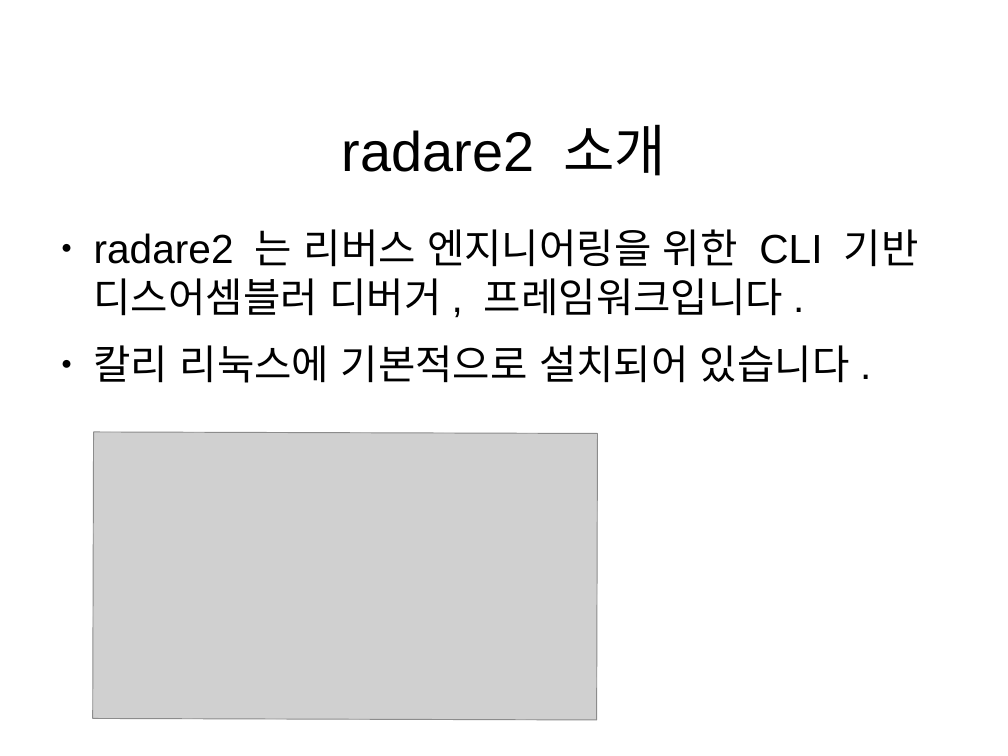
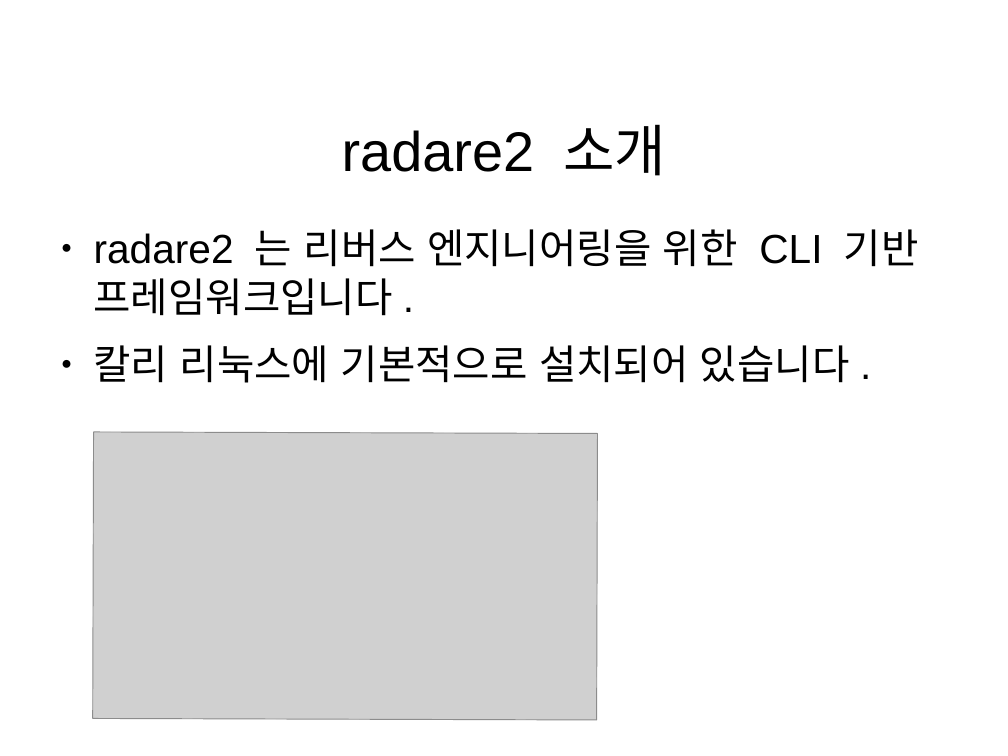
Before and after one commit to movptr06/hacking-study, a slide deck: slide 8 of Study00/presentation.odp. Drawn at 1008x756 pixels with LibreOffice and Linux fonts; fonts in the diff are those of the drawing; grey boxes stand for pictures; background and template pictures are left out. Boxes give left, top, right and bottom in pixels: in the first picture for what was removed or moved away, otherwise in the second. Text is boxed around its words. In the diff, an @@ line names an element or a change of style, - is before the commit and + after.

Commit message:
Change text

```diff
--- a/Study00/presentation.odp
+++ b/Study00/presentation.odp
@@ text at (94,229,919,316): text changed @@
-● radare2 는 리버스 엔지니어링을 위한 CLI 기반 디스어셈블러 디버거, 프레임워크입니다.
+● radare2 는 리버스 엔지니어링을 위한 CLI 기반 프레임워크입니다.
```
